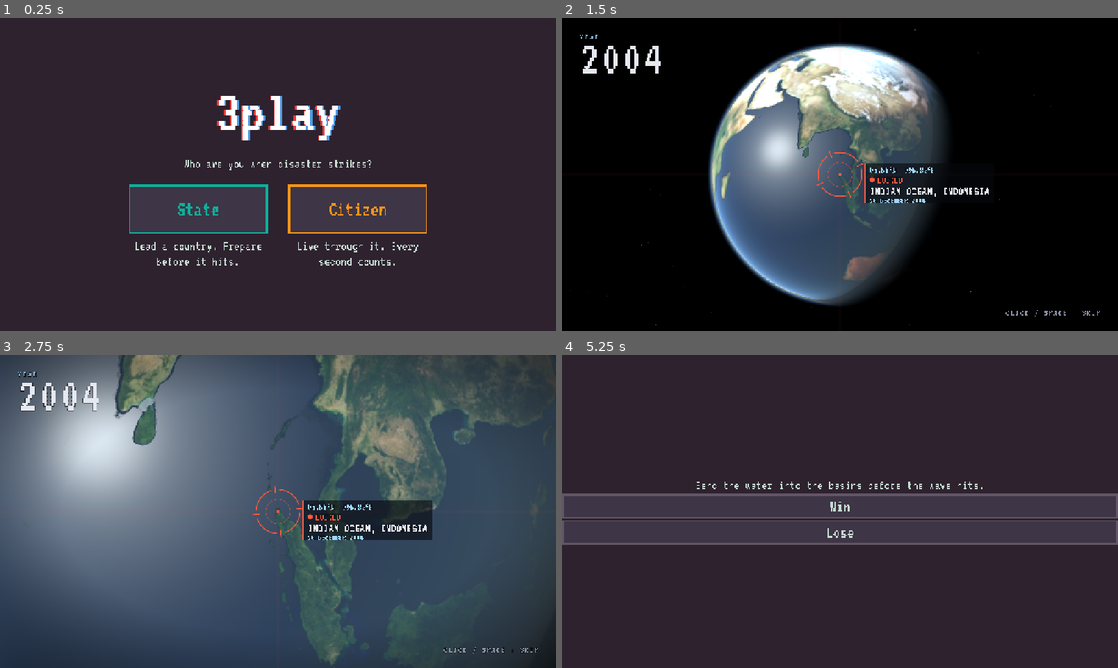
Above: before the commit, frames 1-4 (two rows, left to right).
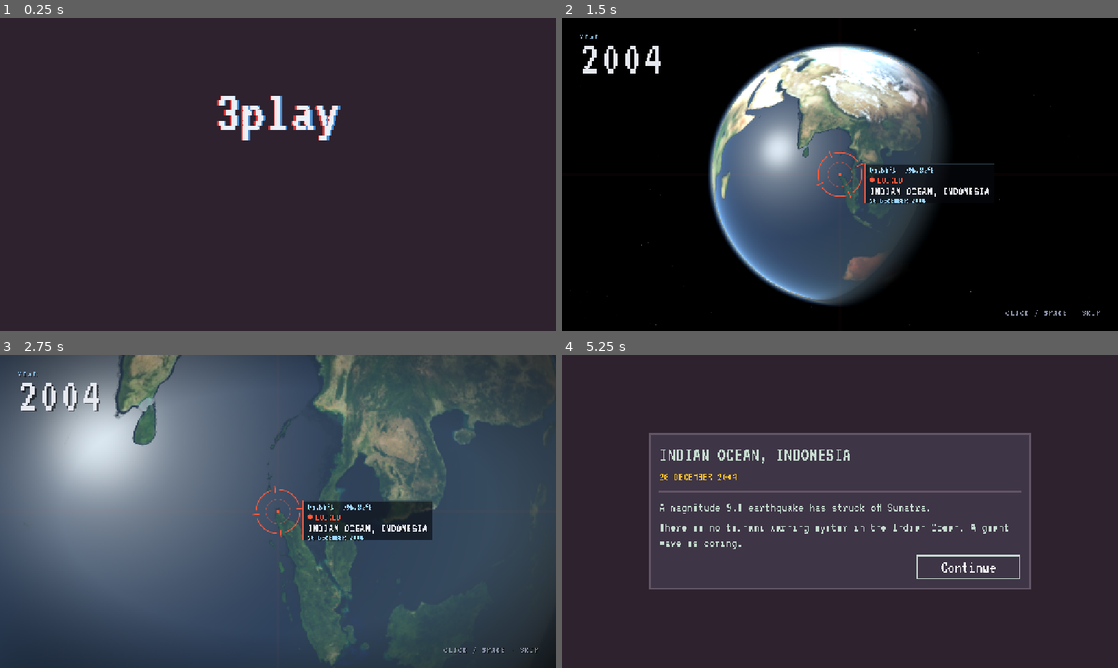
Above: after the commit, the same moments.

Repository: memoksin/3play
Game: Godot game, scene res://scenes/main.tscn
Same seed, same stepped clock (60 frames per second), same inputs: the game is played once before the commit and once after it.
Inputs (mouse positions are in pixels of both pictures, inside the frame that each line leads up to):
- Up to frame 1 (0.25 s): no input
- Up to frame 2 (1.5 s): click (762, 208) at 0.5 s, where only the run before the commit has a clickable "State"; tap Enter at 1.25 s; move the mouse to (962, 158) at 1.27 s; click (962, 158) at 1.42 s
- Up to frame 3 (2.75 s): tap Space at 1.52 s; drag from (166, 527) to (250, 574) at 2.02 s
- Up to frame 4 (5.25 s): move the mouse to (895, 442) at 2.77 s; click (895, 442) at 2.92 s; drag from (812, 574) to (673, 464) at 3.52 s; click (840, 542) at 4.25 s, where only the run before the commit has a clickable "Next"; click (967, 567) at 5 s, where only the run after the commit has a clickable "Continue"

The runs differ from the first frame. In frame 1, 2.0% of the frame differs, in the area x 23-77%, y 24-80%; in frame 2, 0.1%; in frame 3, 0.4%; in frame 4, 5.8%, in the area x 0-100%, y 24-75%.

Commit message:
feat(ui): 4K polish for text screens (#56)
- Globe HUD: hard pixel drop shadows instead of soft outlines (crisp at 4K),
  crosshair line stops at the place plate, plate opens with an edge line.
- Intro text card (scenes/ui/intro_text.tscn) for the globe->minigame step:
  card fades in, lines type on, Continue finishes typing then advances.
  Placeholder diorama uses it; the real diorama (#12) can instance it.
- Menu and result card fade in, closing line types on (ui/text_fx.gd).
- tools/ui_shots.gd: screenshots at 720p, 1080p and 2160p.
- Minigame/Fit overlays untouched.

Diff:
--- a/locale/strings.csv
+++ b/locale/strings.csv
@@ -65,3 +65,4 @@
 KAHR_FIT_R_BLANKET,"keeps warm",
 KAHR_FIT_R_WATER,"drinking water",
 KAHR_FIT_R_MEDICINE,"first aid",
+INTRO_NEXT,"Continue","Devam"
--- a/scenes/globe.gd
+++ b/scenes/globe.gd
@@ -229,9 +229,11 @@
 	ls.font = font
 	ls.font_size = px
 	ls.font_color = color
-	ls.shadow_color = Color(0, 0, 0, 0.5)
-	ls.shadow_size = 6
-	ls.shadow_offset = Vector2(0, 1)
+	# Hard pixel drop shadow: a blurred one turns into a grey halo when the
+	# 1280x720 canvas is stretched to 4K.
+	ls.shadow_color = Color(0, 0, 0, 0.55)
+	ls.shadow_size = 0
+	ls.shadow_offset = Vector2(2, 2) if px < 60 else Vector2(4, 4)
 	return ls
 
 
@@ -253,8 +255,15 @@
 	var ring_r := m * (0.42 - 0.35 * _out_cubic(_clamp01((lt - 0.25) / 0.55)))
 	var gap := maxf(ring_r, m * 0.07) + 8
 	var line := RED * Color(1, 1, 1, 0.85)
+	var tx := x + maxf(ring_r, m * 0.07) + 18
+	var place := _disaster.text("PLACE").to_upper()
+	var pw := maxf(_text_width(_font_bold, place, FONT_SIZE.place), 190) + 24
 	o.draw_line(Vector2(0, ly), Vector2(maxf(0, x - gap), ly), line, 1.5, true)
-	o.draw_line(Vector2(x + gap, ly), Vector2(view.x, ly), line, 1.5, true)
+	if lt > 0.45:  # the plate is up: stop the line at it so it never crosses the text
+		o.draw_line(Vector2(x + gap, ly), Vector2(maxf(x + gap, tx - 12), ly), line, 1.5, true)
+		o.draw_line(Vector2(tx - 12 + pw, ly), Vector2(view.x, ly), line, 1.5, true)
+	else:
+		o.draw_line(Vector2(x + gap, ly), Vector2(view.x, ly), line, 1.5, true)
 	o.draw_line(Vector2(lx, 0), Vector2(lx, maxf(0, y - gap)), line, 1.5, true)
 	o.draw_line(Vector2(lx, y + gap), Vector2(lx, view.y), line, 1.5, true)
 
@@ -271,13 +280,13 @@
 		o.draw_circle(c, 2.5, RED, true, -1.0, true)
 
 	# 3. coordinates scramble, then settle (dark plate keeps them legible over snow and desert)
-	var tx := x + maxf(ring_r, m * 0.07) + 18
-	var place := _disaster.text("PLACE").to_upper()
 	if lt > 0.45:
-		var pw := maxf(_text_width(_font_bold, place, FONT_SIZE.place), 190) + 24
-		var ph := 92.0 if lt > 1.0 else 30.0
-		o.draw_rect(Rect2(tx - 12, y - 25, pw, ph), PLATE)
-		o.draw_rect(Rect2(tx - 12, y - 25, 2, ph), RED)
+		# plate grows open from the coordinate row to the full label
+		var ph := lerpf(30.0, 92.0, _out_cubic(_clamp01((lt - 1.0) / 0.25)))
+		var plate := Rect2(tx - 12, y - 25, pw, ph)
+		o.draw_rect(plate, PLATE)
+		o.draw_rect(plate.grow(-0.5), Color(BLUE, 0.18), false, 1.0)
+		o.draw_rect(Rect2(tx - 12, y - 25, 3, ph), RED)
 		var k := _clamp01((lt - 0.55) / 0.5)
 		var coord := _fmt_coord(_disaster.lat, "N", "S", 2) + "  " + _fmt_coord(_disaster.lon, "E", "W", 3)
 		_text(_font_mono, coord if k >= 1 else _scramble(coord, k), tx, y - 10, FONT_SIZE.coord, BLUE)
@@ -297,7 +306,8 @@
 ## Canvas "textBaseline = middle": centre the em box on y.
 func _text(font: Font, s: String, x: float, y: float, px: int, color: Color) -> void:
 	var base := Vector2(x, y + (font.get_ascent(px) - font.get_descent(px)) / 2)
-	_overlay.draw_string_outline(font, base, s, HORIZONTAL_ALIGNMENT_LEFT, -1, px, 6, SHADOW * Color(1, 1, 1, color.a))
+	# Hard 2 px drop shadow, not a soft outline: stays crisp when stretched to 4K.
+	_overlay.draw_string(font, base + Vector2(2, 2), s, HORIZONTAL_ALIGNMENT_LEFT, -1, px, SHADOW * Color(1, 1, 1, color.a))
 	_overlay.draw_string(font, base, s, HORIZONTAL_ALIGNMENT_LEFT, -1, px, color)
 
 
--- a/scenes/main.gd
+++ b/scenes/main.gd
@@ -3,3 +3,7 @@
 func _ready() -> void:
 	%State.pressed.connect(Game.start.bind(&"state"))
 	%Citizen.pressed.connect(Game.start.bind(&"citizen"))
+	# Entry: logo, then prompt, then the two roles.
+	TextFx.fade_in($Center/Box/Logo, 0.0, 0.5)
+	TextFx.type_on($Center/Box/Prompt, 0.35)
+	TextFx.fade_in($Center/Box/Roles, 0.7)
--- a/scenes/placeholder/diorama.gd
+++ b/scenes/placeholder/diorama.gd
@@ -1,18 +1,13 @@
 extends Control
 
-var _done := false
+const INTRO := preload("res://scenes/ui/intro_text.tscn")
 
 
 func _ready() -> void:
 	Game.ensure_disaster(&"citizen")
 	var d := Game.disaster
-	var box := PlaceholderUI.build(self, [d.text("PLACE"), d.text("YEAR"), d.text("INTRO_1"), d.text("INTRO_2")])
-	PlaceholderUI.button(box, "Next", _advance)
-	get_tree().create_timer(2.0).timeout.connect(_advance)
-
-
-func _advance() -> void:
-	if _done or not is_inside_tree():
-		return
-	_done = true
-	Game.next()
+	var intro: IntroText = INTRO.instantiate()
+	intro.auto_advance = 4.0
+	add_child(intro)
+	intro.show_text(d.text("PLACE"), d.text("YEAR"), [d.text("INTRO_1"), d.text("INTRO_2")])
+	intro.done.connect(Game.next)
--- a/scenes/result.gd
+++ b/scenes/result.gd
@@ -24,6 +24,11 @@
 	%Menu.pressed.connect(Game.next)
 	get_viewport().size_changed.connect(fit)
 	fit.call_deferred()
+	# Entry: card fades in, the score lands, the closing line types on last.
+	TextFx.fade_in(%Card)
+	TextFx.fade_in(%Score, 0.3)
+	TextFx.fade_in(%Buttons, 0.6)
+	TextFx.type_on($Center/Card/Box/Closing, 1.0, 24.0)
 
 
 ## Sizes the scroll area to the body, capped so the whole card fits the screen.
--- /dev/null
+++ b/scenes/ui/intro_text.gd
@@ -0,0 +1,68 @@
+class_name IntroText
+extends Control
+## Text layer between globe and minigame: place, date and the intro lines on a
+## card. The card fades in, lines type on one after another. Continue (button,
+## Space, Enter) first completes the typing, then emits `done`.
+## Usage: add intro_text.tscn to a scene, call show_text(), listen to `done`.
+
+signal done
+
+## Seconds to wait after the last line is typed before `done` fires by itself.
+## 0 or less: wait for the player.
+@export var auto_advance := 0.0
+
+var _tween: Tween
+var _typing := false
+var _finished := false
+
+
+func _ready() -> void:
+	%Next.pressed.connect(_on_next)
+
+
+func show_text(place: String, date: String, lines: Array[String]) -> void:
+	%Place.text = place.to_upper()
+	%Date.text = date.to_upper()
+	for c in %Lines.get_children():
+		c.queue_free()
+	var labels: Array[Label] = []
+	for line in lines:
+		var l := Label.new()
+		l.text = line
+		l.autowrap_mode = TextServer.AUTOWRAP_WORD_SMART
+		l.custom_minimum_size.x = %Lines.custom_minimum_size.x
+		%Lines.add_child(l)
+		labels.append(l)
+
+	TextFx.fade_in(%Card, 0.0)
+	TextFx.fade_in(%Next, 0.5)
+	_typing = true
+	_tween = create_tween()
+	_tween.tween_interval(0.35)
+	for l in labels:
+		l.visible_characters_behavior = TextServer.VC_CHARS_AFTER_SHAPING
+		l.visible_ratio = 0.0
+		_tween.tween_property(l, "visible_ratio", 1.0, TextFx.type_time(l)).set_trans(Tween.TRANS_LINEAR)
+		_tween.tween_interval(0.25)
+	_tween.tween_callback(_typed)
+	%Next.grab_focus.call_deferred()
+
+
+func _typed() -> void:
+	_typing = false
+	if auto_advance > 0:
+		get_tree().create_timer(auto_advance).timeout.connect(_emit_done)
+
+
+func _on_next() -> void:
+	if _typing:
+		_tween.custom_step(9999.0)  # jump to the end: all lines shown
+		return
+	_emit_done()
+
+
+func _emit_done() -> void:
+	if _finished or not is_inside_tree():
+		return
+	_finished = true
+	done.emit()
--- /dev/null
+++ b/scenes/ui/intro_text.tscn
@@ -0,0 +1,58 @@
+[gd_scene load_steps=2 format=3]
+
+[ext_resource type="Script" path="res://scenes/ui/intro_text.gd" id="1"]
+
+[node name="IntroText" type="Control"]
+layout_mode = 3
+anchors_preset = 15
+anchor_right = 1.0
+anchor_bottom = 1.0
+grow_horizontal = 2
+grow_vertical = 2
+script = ExtResource("1")
+
+[node name="Center" type="CenterContainer" parent="."]
+layout_mode = 1
+anchors_preset = 15
+anchor_right = 1.0
+anchor_bottom = 1.0
+grow_horizontal = 2
+grow_vertical = 2
+
+[node name="Card" type="PanelContainer" parent="Center"]
+unique_name_in_owner = true
+custom_minimum_size = Vector2(880, 0)
+layout_mode = 2
+
+[node name="Box" type="VBoxContainer" parent="Center/Card"]
+layout_mode = 2
+theme_override_constants/separation = 12
+
+[node name="Place" type="Label" parent="Center/Card/Box"]
+unique_name_in_owner = true
+layout_mode = 2
+theme_type_variation = &"HeaderLabel"
+text = "PLACE"
+
+[node name="Date" type="Label" parent="Center/Card/Box"]
+unique_name_in_owner = true
+layout_mode = 2
+theme_type_variation = &"MutedLabel"
+theme_override_colors/font_color = Color(0.9764706, 0.7607843, 0.16862746, 1)
+text = "DATE"
+
+[node name="Sep" type="HSeparator" parent="Center/Card/Box"]
+layout_mode = 2
+
+[node name="Lines" type="VBoxContainer" parent="Center/Card/Box"]
+unique_name_in_owner = true
+custom_minimum_size = Vector2(800, 0)
+layout_mode = 2
+theme_override_constants/separation = 12
+
+[node name="Next" type="Button" parent="Center/Card/Box"]
+unique_name_in_owner = true
+custom_minimum_size = Vector2(240, 0)
+layout_mode = 2
+size_flags_horizontal = 8
+text = "INTRO_NEXT"
--- /dev/null
+++ b/tools/ui_shots.gd
@@ -0,0 +1,77 @@
+extends SceneTree
+## Screenshots of the text screens (menu, globe HUD, interstitial, result) at
+## 1280x720, 1920x1080 and 3840x2160, saved to res://export/shots/ui_<scene>_<h>p.png.
+## Run windowed (needs a real renderer): godot --path . -s res://tools/ui_shots.gd
+## Optional: -- --only=3840 to render one size.
+
+const OUT := "res://export/shots"
+const SIZES := [Vector2i(1280, 720), Vector2i(1920, 1080), Vector2i(3840, 2160)]
+const SETTLE_FRAMES := 8
+const MAX_FRAMES := 6000
+
+var _frames := 0
+
+
+func _initialize() -> void:
+	_run()
+
+
+func _process(_delta: float) -> bool:
+	_frames += 1
+	if _frames > MAX_FRAMES:
+		push_error("ui_shots: frame cap hit")
+		quit(1)
+	return false
+
+
+func _run() -> void:
+	await process_frame
+	if DisplayServer.get_name() == "headless":
+		push_error("ui_shots: needs a renderer; run without --headless")
+		quit(1)
+		return
+	DirAccess.make_dir_recursive_absolute(ProjectSettings.globalize_path(OUT))
+	TranslationServer.set_locale("en")
+	var game := root.get_node("Game")
+	var only := ""
+	for a in OS.get_cmdline_user_args():
+		if a.begins_with("--only="):
+			only = a.trim_prefix("--only=")
+	var win := root.get_window()
+	win.mode = Window.MODE_WINDOWED
+	for size: Vector2i in SIZES:
+		if only != "" and str(size.x) != only:
+			continue
+		win.size = size
+		await process_frame
+		for role in [&"citizen", &"state"]:
+			game.role = role
+			game.disaster = load(game.PICK[role])
+			game.saved = 3
+			game.total = 8
+			await _shot("res://scenes/main.tscn", "menu", size, {"wait": 1.5})
+			await _shot("res://scenes/globe.tscn", "globe_%s_spin" % role, size, {"seek": 1.5})
+			await _shot("res://scenes/globe.tscn", "globe_%s_lock" % role, size, {"seek": 7.4})
+			await _shot("res://scenes/placeholder/diorama.tscn", "intro_%s" % role, size, {"wait": 4.0})
+			await _shot("res://scenes/result.tscn", "result_%s" % role, size, {"wait": 3.0})
+	quit(0)
+
+
+func _shot(path: String, name: String, size: Vector2i, opt: Dictionary) -> void:
+	var node: Node = load(path).instantiate()
+	if opt.has("seek"):
+		node.paused = true
+	root.add_child(node)
+	if opt.has("seek"):
+		node.seek(opt.seek)
+	if opt.has("wait"):
+		await create_timer(opt.wait).timeout
+	for i in SETTLE_FRAMES:
+		await process_frame
+	await RenderingServer.frame_post_draw
+	var img := root.get_texture().get_image()
+	var file := "%s/ui_%s_%dp.png" % [OUT, name, size.y]
+	img.save_png(file)
+	print("saved ", file, " ", img.get_size())
+	node.queue_free()
+	await process_frame
--- /dev/null
+++ b/ui/text_fx.gd
@@ -0,0 +1,34 @@
+class_name TextFx
+## Entry effects for text screens: fade in, type on. Layout-safe: they only
+## touch modulate and visible_ratio, never size or position, so containers
+## keep their measured size from the first frame.
+
+const FADE := 0.35       # seconds
+const TYPE_CPS := 60.0   # characters per second
+
+
+## Fades `node` from transparent to its current colour after `delay` seconds.
+static func fade_in(node: CanvasItem, delay := 0.0, duration := FADE) -> Tween:
+	var target := node.modulate
+	node.modulate.a = 0.0
+	var tw := node.create_tween()
+	tw.tween_interval(delay)
+	tw.tween_property(node, "modulate:a", target.a, duration).set_trans(Tween.TRANS_CUBIC).set_ease(Tween.EASE_OUT)
+	return tw
+
+
+## Reveals `label` letter by letter after `delay` seconds. Returns the tween;
+## kill it or call finish() on it to show the full text at once.
+static func type_on(label: Control, delay := 0.0, cps := TYPE_CPS) -> Tween:
+	label.visible_characters_behavior = TextServer.VC_CHARS_AFTER_SHAPING  # keep wrap stable
+	label.visible_ratio = 0.0
+	var chars := maxi(label.get_total_character_count(), 1)
+	var tw := label.create_tween()
+	tw.tween_interval(delay)
+	tw.tween_property(label, "visible_ratio", 1.0, chars / cps)
+	return tw
+
+
+## Seconds type_on() needs for `label` at `cps`.
+static func type_time(label: Control, cps := TYPE_CPS) -> float:
+	return label.get_total_character_count() / cps
Not shown, added: scenes/ui/intro_text.gd.uid
Not shown, added: tools/ui_shots.gd.uid
Not shown, added: ui/text_fx.gd.uid
